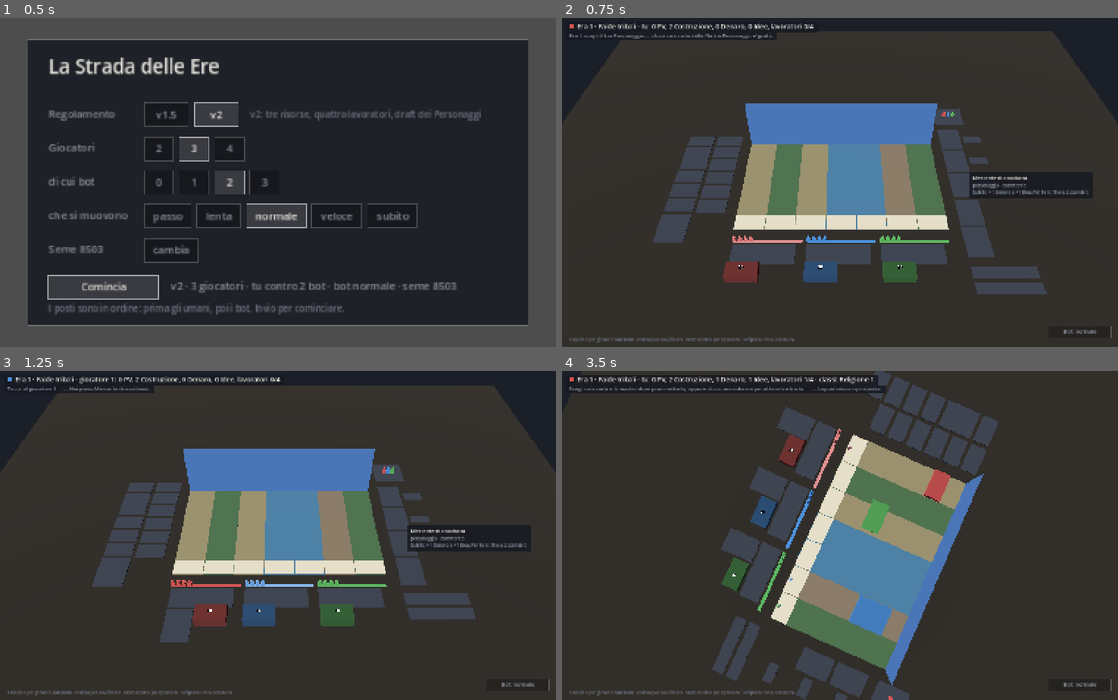
Above: before the commit, frames 1-4 (two rows, left to right).
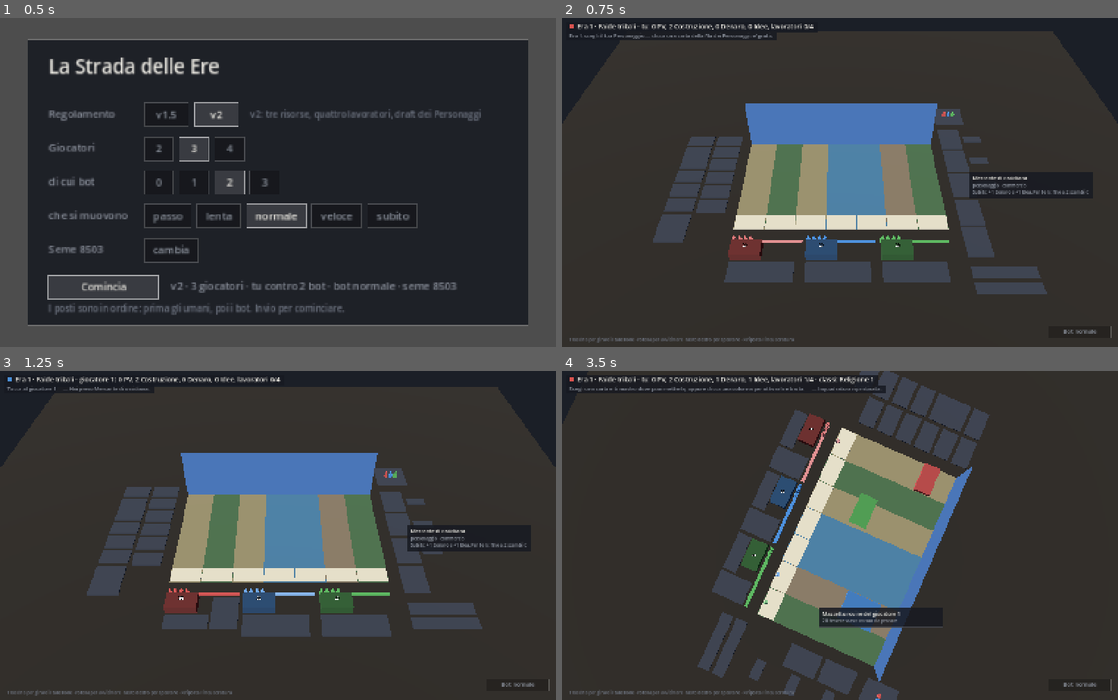
Above: after the commit, the same moments.

Repository: Tannoiser2/The-Street
Game: Godot game, scene res://scenes/gioca.tscn
The game is run twice, just before and just after one commit, with the same random seed, the same clock (stepped at 60 frames per second) and the same inputs.
Inputs (mouse positions are in pixels of both pictures, inside the frame that each line leads up to):
- Up to frame 1 (0.5 s): no input
- Up to frame 2 (0.75 s): tap Enter at 0.5, 0.6 s; move the mouse to (962, 166) at 0.52 s; click (962, 166) at 0.67 s
- Up to frame 3 (1.25 s): tap Space at 0.77 s
- Up to frame 4 (3.5 s): tap Space at 1.25 s; drag from (728, 551) to (812, 601) at 1.27 s; move the mouse to (895, 463) at 2.02 s; tap R at 2.1 s; click (895, 463) at 2.17 s; drag from (812, 601) to (673, 486) at 2.77 s

Frame 1 is identical in both runs. In frame 2, 4.3% of the frame differs, in the area x 28-70%, y 67-81%; in frame 3, 11%; in frame 4, 17%, in the area x 24-79%, y 0-100%.

Commit message:
Posto del giocatore: Personaggi a ventaglio con i token sotto, Eredita' con i Monumenti sotto il mazzetto rovine; via la Vetusta' dal riquadro (registro 141)
Co-Authored-By: Claude Opus 5.5 <noreply@anthropic.com>
Claude-Session: https://claude.ai/code/session_014QusJSVCrj3ZCjDYDQmZ2R

Diff:
--- a/scripts/view/board_layout_3d.gd
+++ b/scripts/view/board_layout_3d.gd
@@ -1381,6 +1381,9 @@
 		if carte.is_empty(): continue
 		var spazio := largo - 8.0
 		var x0 := i * largo + 4.0
+		if grandezza_vera():
+			out.append_array(_tavolo_giocatore(carte, i, x0, spazio, z0))
+			continue
 		var x := x0
 		var z := z0
 		var profonda := 0.0          # la carta piu' profonda della riga in corso
@@ -1409,6 +1412,61 @@
 			var z_v := z + (profonda if profonda > 0.0 else 0.0) \
 				+ (CARTE_GIOCATORE_GAP if profonda > 0.0 else 0.0)
 			out.append_array(_ventaglio(ventaglio, i, x0, spazio, z_v, carte.size()))
+	return out
+
+# IL POSTO DEL GIOCATORE CON LE CARTE RESTITUITE (registro 141). Il
+# designer: "i personaggi impilati uno sopra l'altro leggermente sfasati in
+# modo da lasciare leggere il Nome, i potenziamenti sotto i personaggi uno
+# sotto l'altro, le milestone acquisite sotto l'obiettivo segreto". Due
+# colonne: a sinistra il mazzetto rovine e sotto l'Eredita' con i Monumenti,
+# a destra i Personaggi a ventaglio con sotto i token riscattati. In riga
+# ognuno si stendeva di fianco all'altro, andava a capo e a fine partita non
+# si capiva piu' cosa fosse di chi. Una terza colonna per l'Eredita' non ci
+# sta: a tre giocatori restava larga due dita.
+static func _tavolo_giocatore(carte: Array, player: int, x0: float, spazio: float,
+		z0: float) -> Array[Dictionary]:
+	var out: Array[Dictionary] = []
+	var colonne := {"mazzetto": [], "personaggio": [], "token": [], "obiettivi": []}
+	for j in carte.size():
+		var k := str(carte[j]["kind"])
+		var dove := k if k in ["mazzetto", "personaggio", "token"] else "obiettivi"
+		(colonne[dove] as Array).append(j)
+	var voce := func(j: int, box: AABB) -> Dictionary:
+		return {"kind": str(carte[j]["kind"]), "id": str(carte[j]["id"]),
+			"player": player, "ordine": j, "aabb": box}
+	var mp := misura_carta("personaggio")
+	var mt := misura_carta("token")
+	var largo_destra := 0.0
+	if not (colonne["personaggio"] as Array).is_empty(): largo_destra = mp.x
+	if not (colonne["token"] as Array).is_empty(): largo_destra = maxf(largo_destra, mt.x)
+	# La colonna di sinistra prende il posto che resta, mai piu' larga
+	# dell'Eredita' vera: le carte troppo larghe si stringono in scala.
+	var largo_sinistra := minf(misura_carta("eredita").x,
+		spazio - largo_destra - CARTE_GIOCATORE_GAP)
+	# A sinistra, dall'alto: il mazzetto rovine (da li' volano le tessere
+	# quando un edificio crolla), poi l'Eredita' e i Monumenti.
+	var z := z0
+	for dove in ["mazzetto", "obiettivi"]:
+		for j in colonne[dove]:
+			var m := misura_carta(str(carte[j]["kind"]))
+			if m.x > largo_sinistra: m *= largo_sinistra / m.x
+			out.append(voce.call(j, AABB(Vector3(x0, 0.0, z), Vector3(m.x, TESSERA_Y, m.y))))
+			z += m.y + CARTE_GIOCATORE_GAP
+	var x := x0 + maxf(largo_sinistra, misura_carta("mazzetto").x) + CARTE_GIOCATORE_GAP
+	# A destra i Personaggi a ventaglio: ognuno copre il precedente lasciandone
+	# fuori il nome e l'era, e sta un filo piu' in alto (chi copre sta sopra).
+	# Sotto l'ultimo, i token riscattati, uno sotto l'altro e tutti scoperti.
+	z = z0
+	var n := 0
+	for j in colonne["personaggio"]:
+		out.append(voce.call(j, AABB(Vector3(x, float(n) * VENTAGLIO_Y, z),
+			Vector3(mp.x, TESSERA_Y, mp.y))))
+		z += VENTAGLIO_Z
+		n += 1
+	if n > 0: z += mp.y - VENTAGLIO_Z + CARTE_GIOCATORE_GAP
+	for j in colonne["token"]:
+		out.append(voce.call(j, AABB(Vector3(x, 0.0, z), Vector3(mt.x, TESSERA_Y, mt.y))))
+		z += mt.y + CARTE_GIOCATORE_GAP
 	return out
 
 # Il mazzetto delle carte edificio, in DUE COLONNE CHE VOGLIONO DIRE
--- a/scripts/view/gioca.gd
+++ b/scripts/view/gioca.gd
@@ -453,8 +453,16 @@
 				and b.owner == _io() and not TessereScavo.carte_restituite():
 			stato += ", si puo' ristrutturare"
 		out.append(str(b.data["name"]))
-		out.append("G%d · %s · res %d · vetusta %d" % [b.owner, stato,
-			b.effective_resistance(), b.vetusta])
+		# Nella v2 la Vetusta' non esiste (tetto 0): il riquadro la nominava
+		# lo stesso, sempre a zero, e sembrava una regola ancora in gioco. Al
+		# suo posto i cubetti neri, che sono la resistenza guadagnata.
+		var riga := "G%d · %s · resistenza %d" % [b.owner, stato, b.effective_resistance()]
+		if int(CardDB.constants.get("vetusta_max", 0)) > 0:
+			riga += " · vetusta %d" % b.vetusta
+		elif b.bonus_res > 0:
+			riga += " (%d cubett%s ner%s)" % [b.bonus_res, "o" if b.bonus_res == 1 else "i",
+				"o" if b.bonus_res == 1 else "i"]
+		out.append(riga)
 		if not b.upgrades.is_empty():
 			var nomi := PackedStringArray()
 			for u in b.upgrades: nomi.append(str(CardDB.upgrades[u]["name"]))
Not shown, changed: docs/domande-aperte.md
